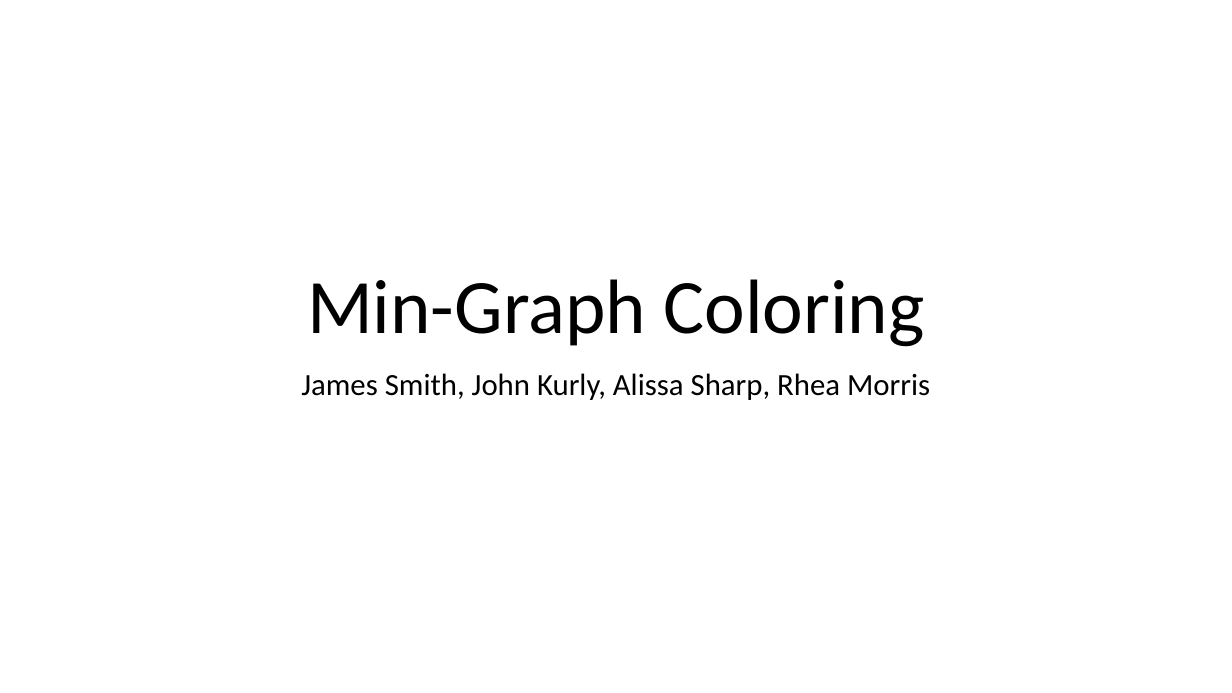
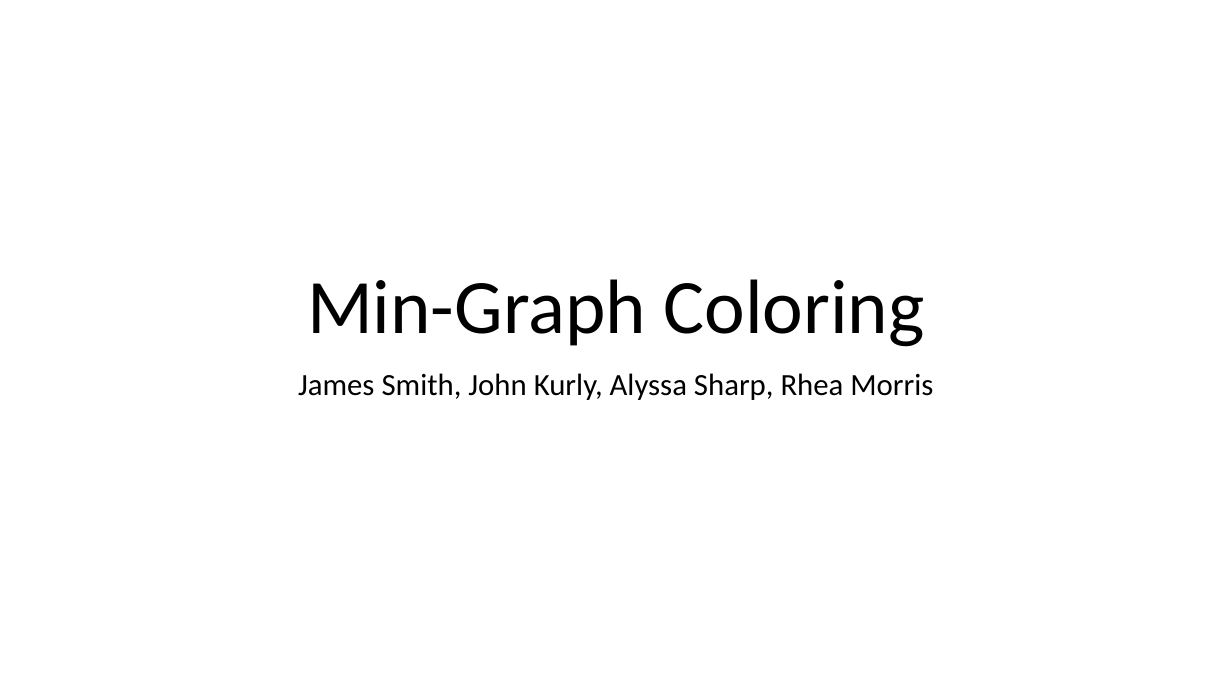
Before and after one commit to smit36jm/CS412-NP_COMPLETE, a slide deck: slide 1 of presentations/problem_presentation.pptx. Drawn at 1232x693 pixels with LibreOffice and Linux fonts; fonts in the diff are those of the drawing. Boxes give left, top, right and bottom in pixels: in the first picture for what was removed or moved away, otherwise in the second. Text is boxed around its words. In the diff, an @@ line names an element or a change of style, - is before the commit and + after.

```diff
--- a/presentations/problem_presentation.pptx
+++ b/presentations/problem_presentation.pptx
@@ subtitle at (298, 373, 933, 400): text changed @@
-James Smith, John Kurly, Alissa Sharp, Rhea Morris
+James Smith, John Kurly, Alyssa Sharp, Rhea Morris
```
Also in this commit, not shown: 3 slides removed.
